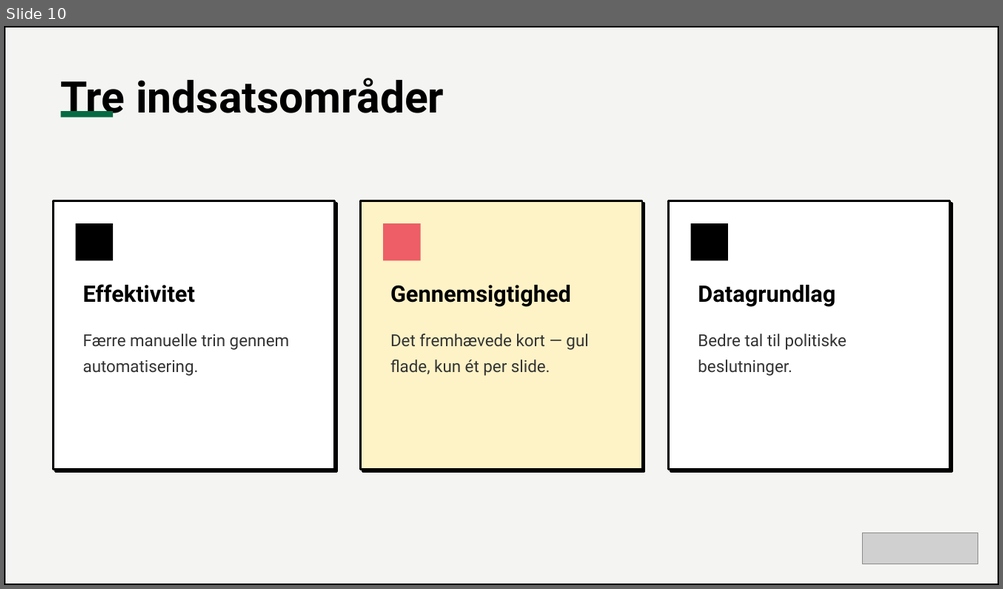
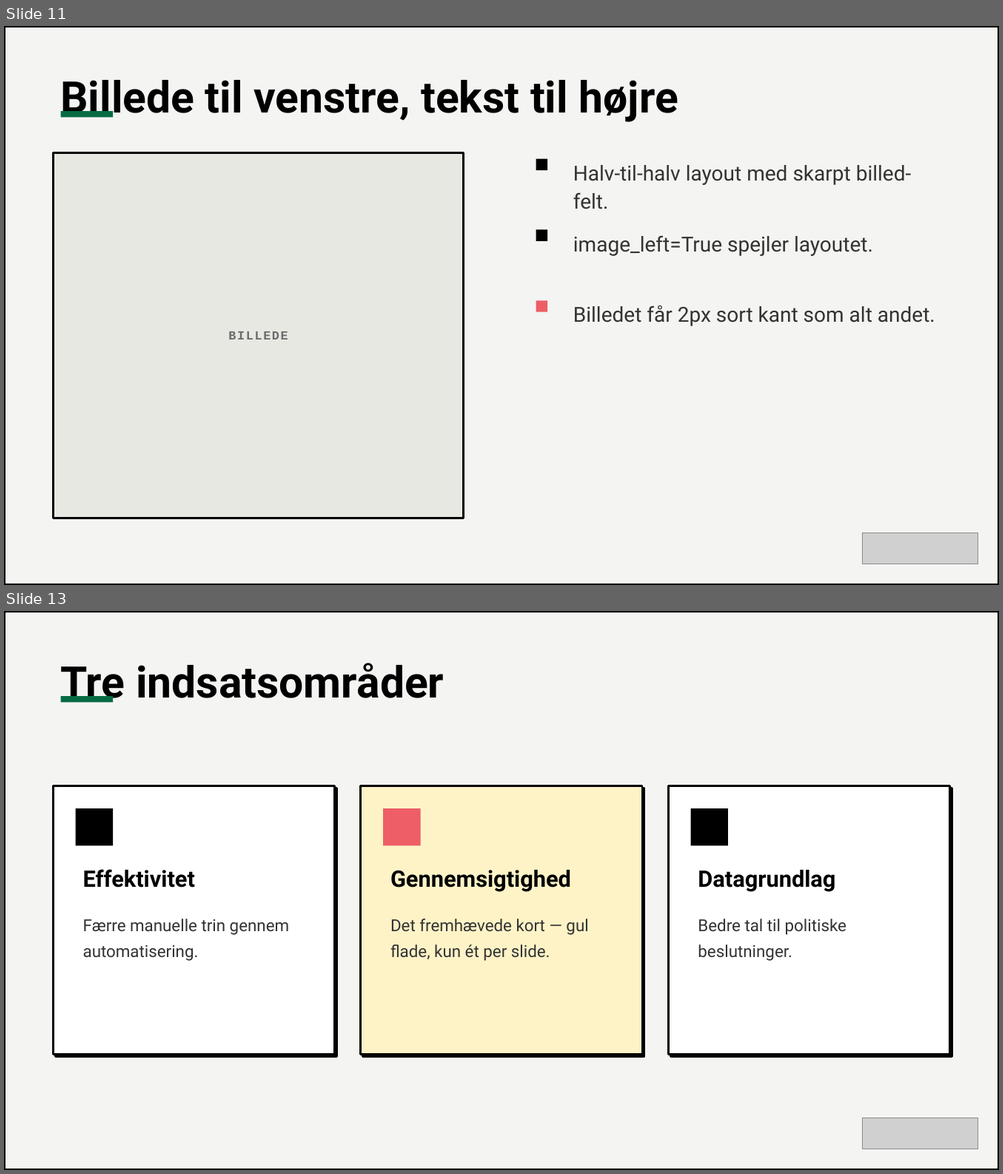
Before and after one commit to morten1415-maker/morten-slides, a slide deck: example.pptx. Shown one above the other, each under a label of ours: slide 10 before the commit, slides 11 and 13 after it; the slides between them are not shown. The pictures are 1003x589 and 1003x1174 pixels, drawn with LibreOffice and Linux fonts; fonts in the diff are those of the drawing; grey boxes stand for pictures. Boxes give left, top, right and bottom in pixels: in the first picture for what was removed or moved away, otherwise in the second. Text is boxed around its words. In the diff, an @@ line names an element or a change of style, - is before the commit and + after.

```diff
--- a/example.pptx
+++ b/example.pptx
@@ slide 11 added at (x1=4, y1=26, x2=999, y2=585), background #FFFFFF @@
@@ rectangle added at (x1=4, y1=26, x2=999, y2=585), fill #F4F4F2 @@
@@ rectangle added at (x1=4, y1=26, x2=999, y2=585), outline #000000 3 pt @@
@@ text added at (x1=60, y1=80, x2=678, y2=122), 42 pt, text #000000, bold @@
+Billede til venstre, tekst til højre
@@ rectangle added at (x1=61, y1=111, x2=113, y2=117), fill #066B43 @@
@@ rectangle added at (x1=54, y1=153, x2=464, y2=518), fill #E8E8E3, outline #000000 2 pt, 12 pt, text #6B6B6B, bold @@
+BILLEDE
@@ rectangle added at (x1=536, y1=158, x2=547, y2=170), fill #000000 @@
@@ text added at (x1=573, y1=165, x2=911, y2=210), 20 pt, text #333333 @@
+Halv-til-halv layout med skarpt billed-felt.
@@ rectangle added at (x1=536, y1=230, x2=547, y2=241), fill #000000 @@
@@ text added at (x1=573, y1=235, x2=873, y2=256), 20 pt, text #333333 @@
+image_left=True spejler layoutet.
@@ rectangle added at (x1=536, y1=301, x2=547, y2=312), fill #ED5E66 @@
@@ text added at (x1=573, y1=306, x2=935, y2=326), 20 pt, text #333333 @@
+Billedet får 2px sort kant som alt andet.
@@ picture added at (x1=862, y1=534, x2=978, y2=565) @@
@@ what was slide 10 is now slide 13 @@
```
Also in this commit, not shown: 3 other slides added, 6 other files.
